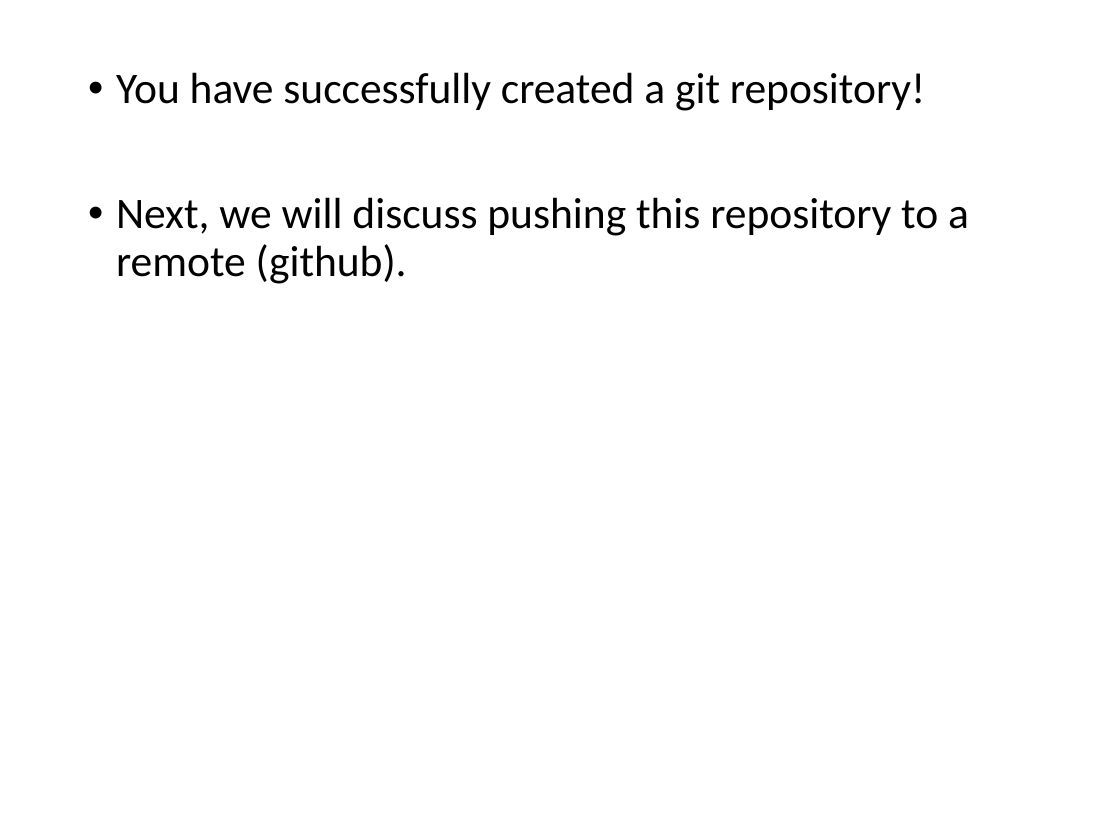
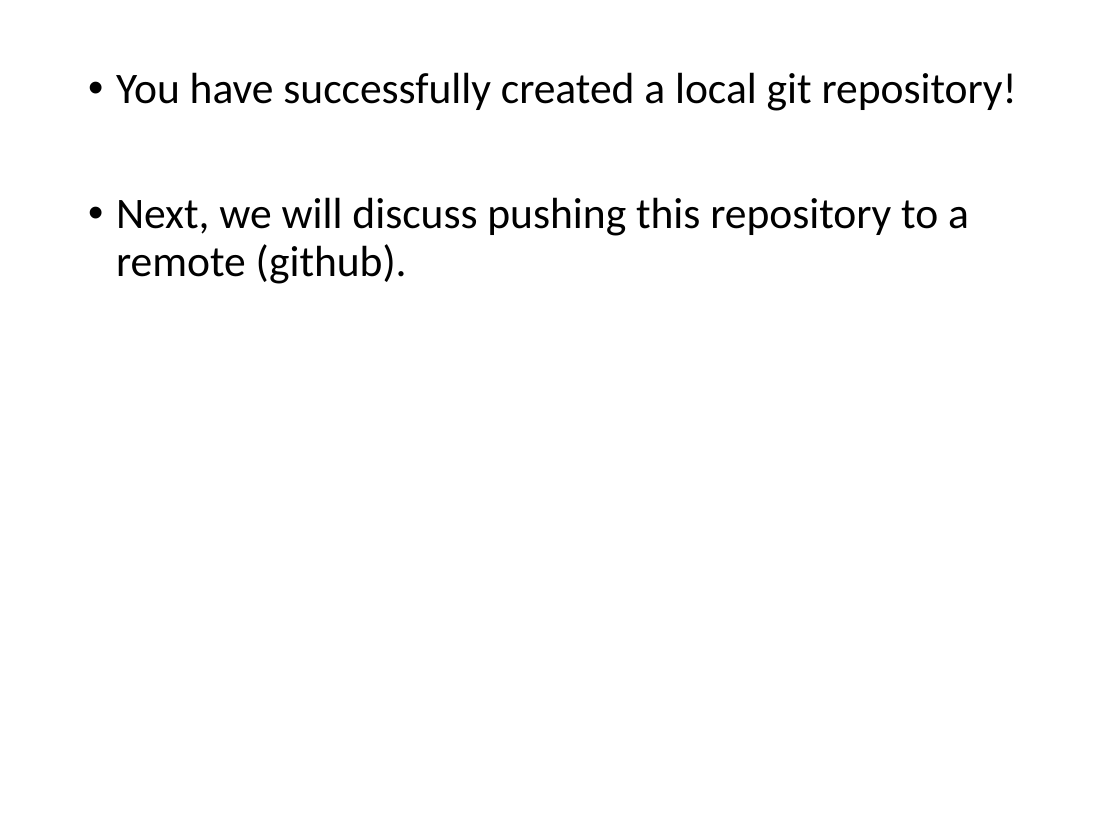
Before and after one commit to WINSTATS-REU/Materials, a slide deck: slide 16 of GitMaterials/2-BasicGit.pptx. Drawn at 1120x840 pixels with LibreOffice and Linux fonts; fonts in the diff are those of the drawing. Boxes give left, top, right and bottom in pixels: in the first picture for what was removed or moved away, otherwise in the second. Text is boxed around its words. In the diff, an @@ line names an element or a change of style, - is before the commit and + after.

```diff
--- a/GitMaterials/2-BasicGit.pptx
+++ b/GitMaterials/2-BasicGit.pptx
@@ text at (116,72,1017,111): text changed @@
-• You have successfully created a git repository!
+• You have successfully created a local git repository!
```
Also in this commit, not shown: 1 other file.
